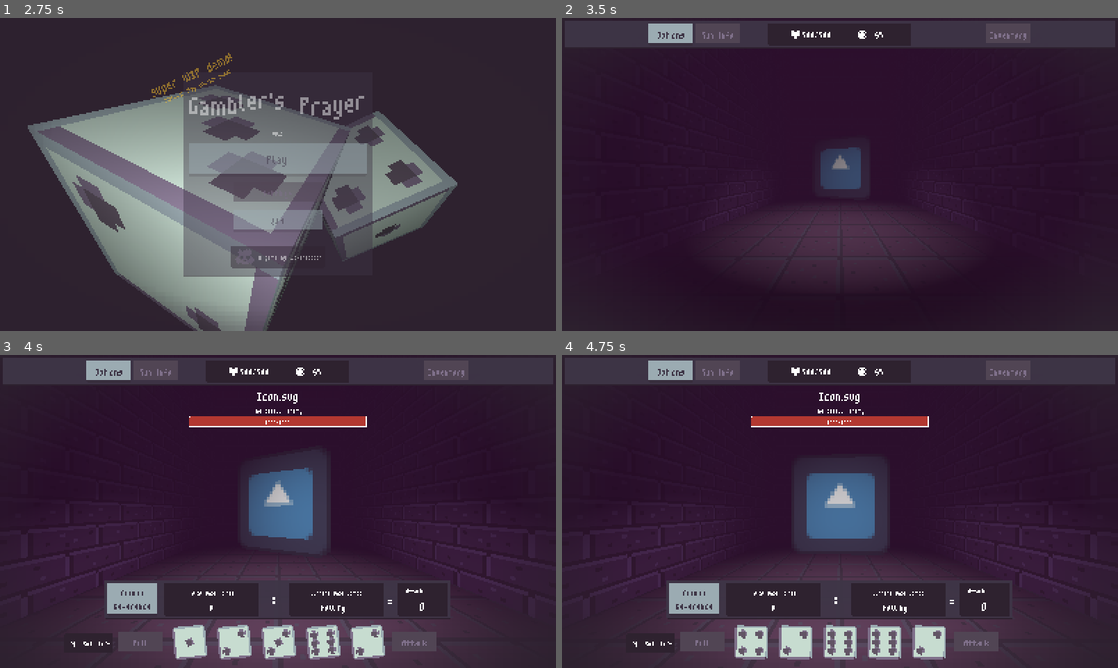
Above: before the commit, frames 1-4 (two rows, left to right).
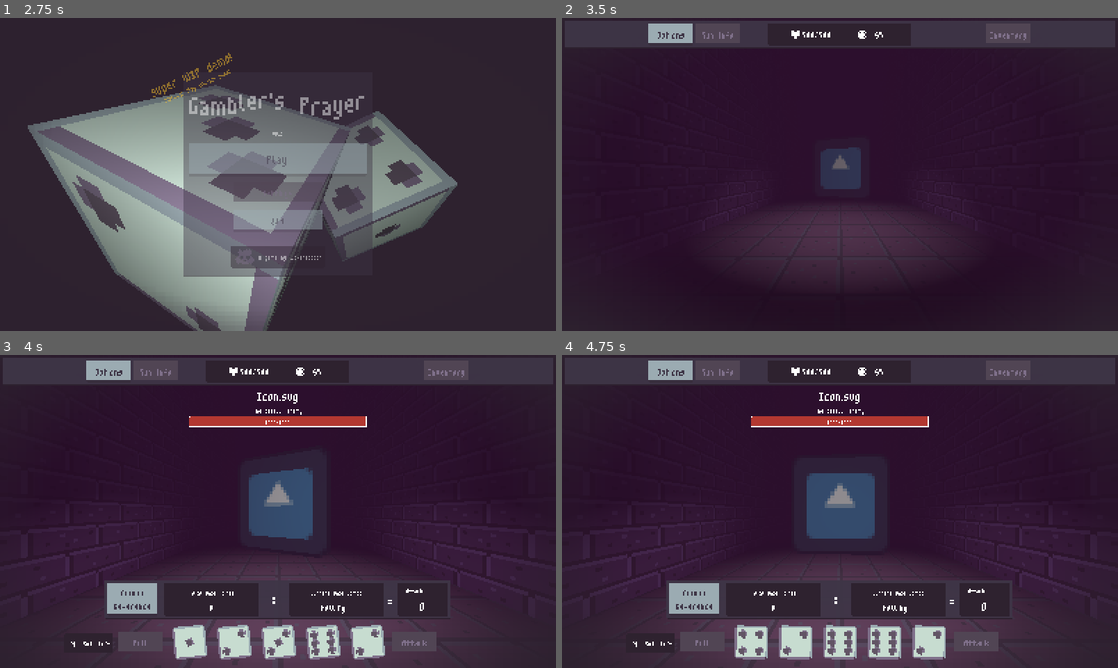
Above: after the commit, the same moments.

Repository: wokeraccoon/DiceGame
Game: Godot game, scene res://scenes/main.tscn
Two runs of this game, one before a commit and one after it. Both use one fixed random seed, a clock stepped at 60 frames per second and the inputs below. The engine's default icon, where the game draws it, is replaced by a stand-in: a white triangle on a blue panel in a dark square.
Inputs:
- Up to frame 1 (2.75 s): hold D (turn_right) 0.53-1.28 s; hold Down (ui_down) 1.28-2.03 s; hold D (turn_right) from 2.03 s (still down)
- Up to frame 2 (3.5 s): release D (turn_right) at 2.75 s; click "Play" at 2.75 s
- Up to frame 3 (4 s): hold Up (ui_up) from 3.53 s (still down)
- Up to frame 4 (4.75 s): release Up (ui_up) at 4.28 s; hold A (turn_left) from 4.28 s (still down)

Frame 1 is identical in both runs. In frame 2, 0.1% of the frame differs, in the area x 48-54%, y 45-55%; in frame 3, 2.0%; in frame 4, 2.5%, in the area x 44-57%, y 37-59%.
Error in both runs: Cannot call method 'get_device_name' on a null value. (res://scenes/debug/debug_stats_panel.gd:14)

Commit message:
updated battle stage room

Diff:
--- a/scenes/game/battle_stage/battle_stage.tscn
+++ b/scenes/game/battle_stage/battle_stage.tscn
@@ -1,12 +1,9 @@
-[gd_scene load_steps=24 format=3 uid="uid://dkx41chdlblvm"]
+[gd_scene load_steps=23 format=3 uid="uid://dkx41chdlblvm"]
 
 [ext_resource type="Script" uid="uid://bofqdlnkp8a1t" path="res://scenes/game/battle_stage/battle_stage.gd" id="1_1ybse"]
 [ext_resource type="Material" uid="uid://blyf6qcep6rvq" path="res://scenes/game/dungeon_assets/dungeon_wall_mat.tres" id="2_1ybse"]
 [ext_resource type="Material" uid="uid://biat7o7g74y4c" path="res://scenes/game/dungeon_assets/dungeon_floor_mat.tres" id="3_5fcvq"]
 [ext_resource type="Texture2D" uid="uid://cthdjn64hfl7r" path="res://icon.svg" id="3_u1udp"]
-
-[sub_resource type="BoxMesh" id="BoxMesh_4xn4m"]
-size = Vector3(4, 8, 6)
 
 [sub_resource type="Environment" id="Environment_2em46"]
 fog_enabled = true
@@ -302,7 +299,7 @@
 tracks/0/loop_wrap = true
 tracks/0/keys = {
 "handle_modes": PackedInt32Array(0, 0),
-"points": PackedFloat32Array(0, -0.25, 0, 1.07, 0.025802, -9, -0.69, 0.0578804, 0.25, 0),
+"points": PackedFloat32Array(0, -0.25, 0, 1.07, 0.025802, -15.875, -0.69, 0.0578804, 0.25, 0),
 "times": PackedFloat32Array(0, 1)
 }
 
@@ -417,10 +414,10 @@
 transform = Transform3D(1, 0, 0, 0, 1, 0, 0, 0, 1, 0, 3, 0)
 use_collision = true
 
-[node name="RoomPieces" type="CSGMesh3D" parent="DungeonMesh"]
-transform = Transform3D(1, 0, 0, 0, 1, 0, 0, 0, 1, 0, 0, -2)
+[node name="CSGBox3D3" type="CSGBox3D" parent="DungeonMesh"]
+transform = Transform3D(1, 0, 0, 0, 1, 0, 0, 0, 1, 0, 0, -7.95117)
 flip_faces = true
-mesh = SubResource("BoxMesh_4xn4m")
+size = Vector3(4, 8, 17.9023)
 material = ExtResource("2_1ybse")
 
 [node name="CSGBox3D" type="CSGBox3D" parent="DungeonMesh"]
@@ -430,6 +427,11 @@
 size = Vector3(32, 0.135693, 32)
 material = ExtResource("3_5fcvq")
 
+[node name="CSGBox3D2" type="CSGBox3D" parent="DungeonMesh"]
+transform = Transform3D(1, 0, 0, 0, 1, 0, 0, 0, 1, -0.0869141, 0.246887, -16.6261)
+operation = 2
+size = Vector3(5.30078, 9.52014, 1.57764)
+
 [node name="WorldEnvironment" type="WorldEnvironment" parent="."]
 environment = SubResource("Environment_2em46")
 
@@ -445,7 +447,6 @@
 [node name="EnemySprite" type="Sprite3D" parent="EnemySpot"]
 unique_name_in_owner = true
 pixel_size = 0.05
-shaded = true
 texture_filter = 2
 texture = ExtResource("3_u1udp")
 
